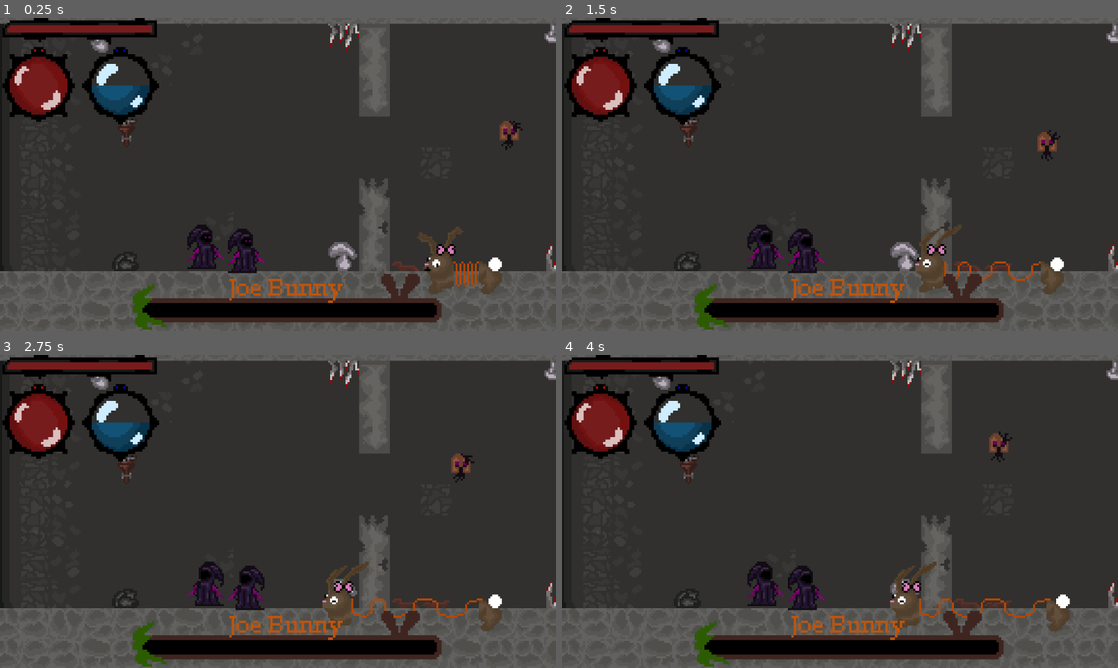
Above: before the commit, frames 1-4 (two rows, left to right).
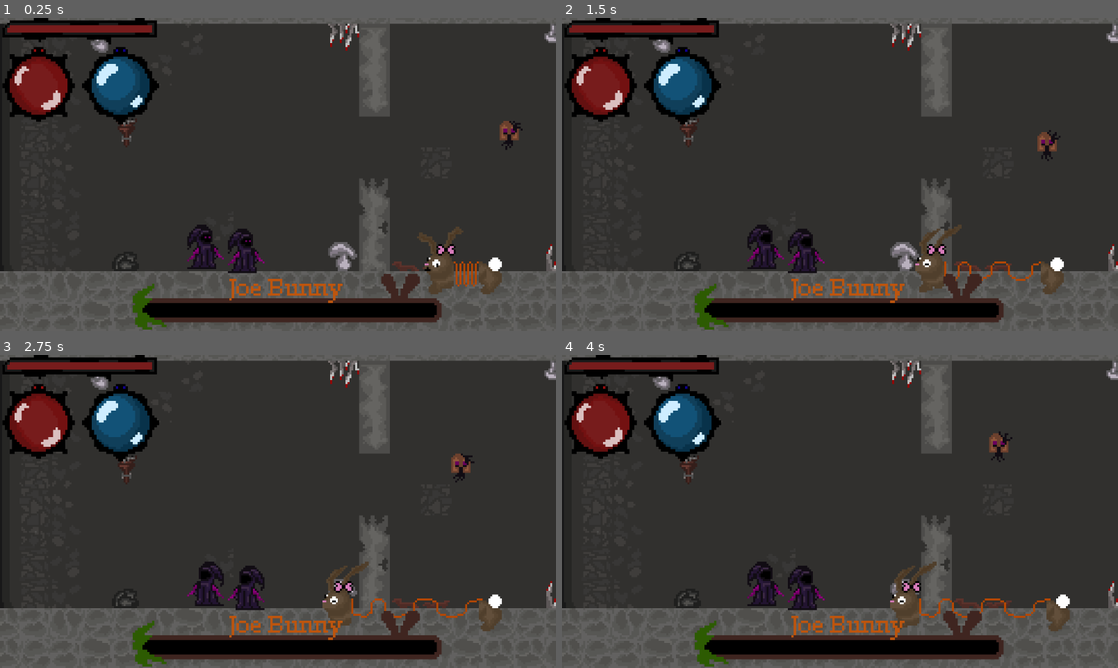
Above: after the commit, the same moments.

Repository: AntonioAguirreSaintGenis/Future_Game
Game: Godot game, scene res://scenes/levels/castle.tscn
Same seed, same stepped clock (60 frames per second), same inputs: the game is played once before the commit and once after it. The project has no main scene, so this scene is started directly.
Inputs:
- Up to frame 1 (0.25 s): no input
- Up to frame 2 (1.5 s): tap Enter at 0.5 s; hold D (move_right) from 0.53 s (still down); tap R (magic) at 0.6 s; tap Space (jump) at 0.77, 1.07 s; tap Q (potion) at 0.8, 1.35 s
- Up to frame 3 (2.75 s): tap Space (jump) at 1.52, 1.55, 1.82, 2.1 s; release D (move_right) at 2.03 s; hold A (move_left) from 2.03 s (still down); tap R (magic) at 2.3 s
- Up to frame 4 (4 s): release A (move_left) at 2.78 s; hold D (move_right) from 2.78 s (still down); tap J (attack) at 2.85 s; tap Space (jump) at 3.02, 3.32, 3.77, 3.8 s; tap Q (potion) at 3.05 s; tap K (block) at 3.6 s

The runs differ from the first frame. In frame 1, 0.6% of the frame differs, in the area x 16-27%, y 12-22%; in frame 2, 0.6%; in frame 3, 0.6%; in frame 4, 0.6%.
Error in both runs: Invalid access to property or key 'health' on a base object of type 'null instance'. (res://scripts/boss_barr.gd:8)

Commit message:
Debug and change of the mana system

Diff:
--- a/Game/scenes/player/player.tscn
+++ b/Game/scenes/player/player.tscn
@@ -757,5 +757,8 @@
 
 [node name="Timer" type="Timer" parent="."]
 
+[node name="TimerMagic" type="Timer" parent="."]
+
 [connection signal="animation_finished" from="AnimatedSprite2D" to="." method="_on_animated_sprite_2d_animation_finished"]
 [connection signal="timeout" from="Timer2" to="." method="_on_timer_2_timeout"]
+[connection signal="timeout" from="TimerMagic" to="." method="_on_timer_magic_timeout"]
--- a/Game/scripts/player.gd
+++ b/Game/scripts/player.gd
@@ -21,12 +21,13 @@
 @onready var collision = $CollisionShape2D
 @onready var timer = $Timer
 @onready var timer2 = $Timer2
+@onready var timer3 = $TimerMagic
 @onready var magic = get_parent().get_node("Spell_handler")
 #@onready var blood = $CPUParticles2D
 
 var direction = 1
 var health = 3
-var mana = 1
+var mana = 2
 var rage = 6
 var state = "idle"
 var spell = "fire"
@@ -39,6 +40,7 @@
 var jumping
 var timer_wall_and_jump = 0.0
 var can_be_hit = true
+var magic_timer = 0
 
 func _ready():
 	hurtbox.monitorable = true
@@ -116,6 +118,16 @@
 	elif not is_on_floor() and state != "dash" and state != "flying" and state != "magic":
 		velocity.y += get_gravity() * delta
 
+	#handle wich spell to use
+	if state == "magic_charge":
+		if Input.is_action_just_released("magic"):
+			timer3.stop()
+			state = "magic"
+			if magic_timer >= 1.5:
+				doBigMagic()
+			else:
+				doNormalMagic()
+
 	if priority > 0:
 		if Input.is_action_just_pressed("attack"):
 			state = "attack"
@@ -127,10 +139,12 @@
 				priority = 0
 				dash()
 		elif Input.is_action_just_pressed("magic"):
-			if mana == 2 or rage >= 3:
-				state = "magic"
+			if mana == 2:
+				timer3.start(0.5)
+				magic_timer = 0
+				state = "magic_charge"
 				priority = 0
-				doMagic()
+				animated_sprite.play("charge jump") #placeholder
 		elif Input.is_action_just_pressed("potion") and is_on_floor():
 			state = "potion"
 			priority = 0
@@ -247,8 +261,9 @@
 		rage = 0
 		animated_sprite.play("potion")
 		health += 1
-		mana += 1
-func doMagic():
+		if mana < 2:
+			mana += 1
+func doBigMagic():
 	if magic.spell_cast == false:
 		if mana == 2:
 			mana = 0
@@ -256,9 +271,10 @@
 			timer.start(0.4)
 			await timer.timeout
 			magic.cast_spell(2)
-		elif rage >= 3:
-			rage -= 2
-			mana += 1
+func doNormalMagic():
+	if magic.spell_cast == false:
+		if mana == 2:
+			mana = 0
 			animated_sprite.play("magic")
 			timer.start(0.4)
 			await timer.timeout
@@ -300,3 +316,6 @@
 
 func _on_timer_2_timeout():
 	can_be_hit = true
+
+func _on_timer_magic_timeout():
+	magic_timer += 0.5
Binary file changed: Game/assets/sprites/map1_sprite_sheet.png
